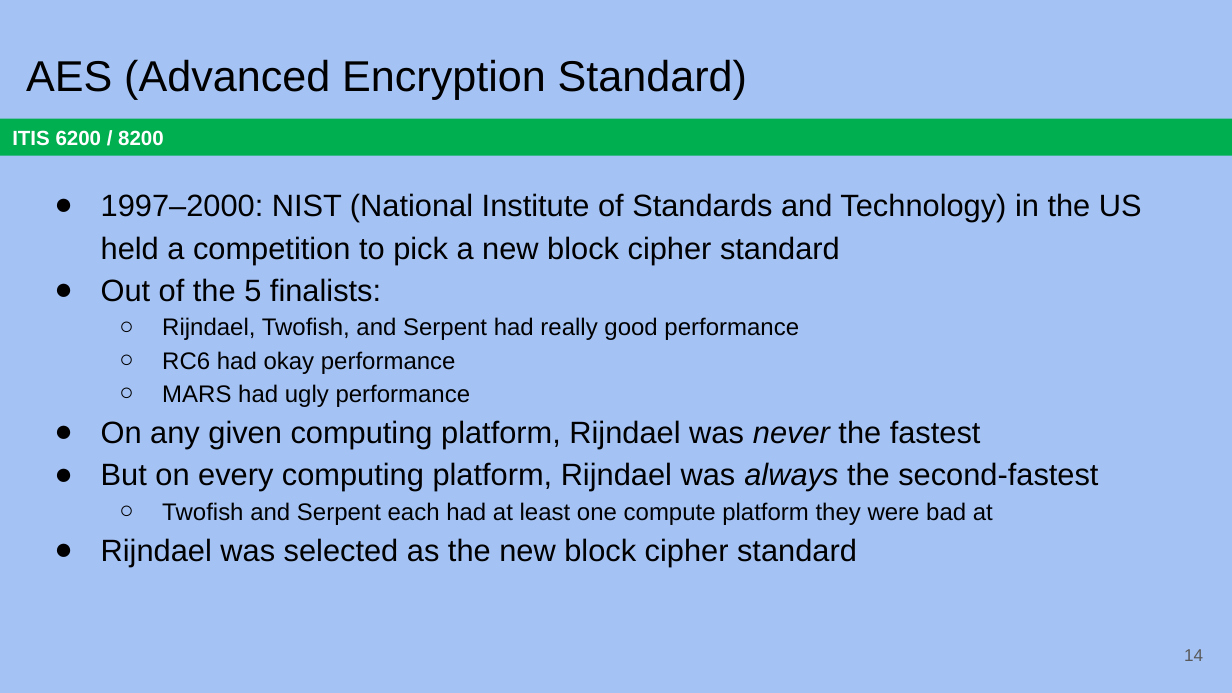
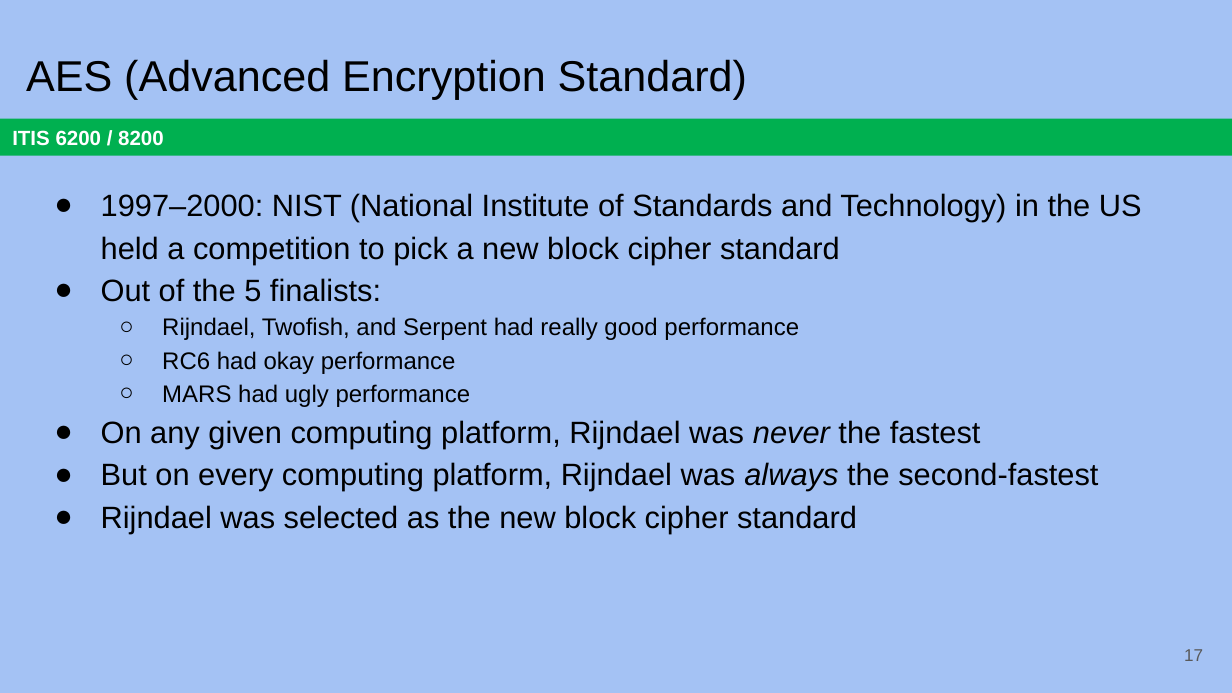
Before and after one commit to jx5c/github.io, a slide deck: slide 17 of teaching/ITIS6200/2023fa/lectures/lec03.pptx (slide 14 before the commit). Drawn at 1232x693 pixels with LibreOffice and Linux fonts; fonts in the diff are those of the drawing. Boxes give left, top, right and bottom in pixels: in the first picture for what was removed or moved away, otherwise in the second. Text is boxed around its words. In the diff, an @@ line names an element or a change of style, - is before the commit and + after.

```diff
--- a/teaching/ITIS6200/2023fa/lectures/lec03.pptx
+++ b/teaching/ITIS6200/2023fa/lectures/lec03.pptx
@@ text at [162,502,993,525]: paragraph removed @@
-  ○ Twofish and Serpent each had at least one compute platform they were bad at
@@ page number at [1184,649,1203,661]: text changed @@
-14
+17
```
Also in this commit, not shown: 7 other slides changed, 6 slides added, 2 slides removed, 1 other file.
